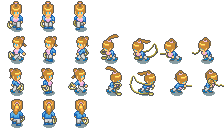
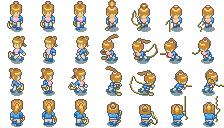
Revision of a layered 224×128 image; what changed, layer by layer:
added group "attack" (1st of 4, in "claribel" › "down") with 16 layers in group "down" over [105, 0, 215, 32]
added group "1" (2nd of 8, in "claribel" › "down" › "attack") with 3 layers in group "attack" over [105, 0, 119, 32]
added layer "body" (4th of 33, in "claribel" › "down" › "attack" › "1") in group "1" over [106, 0, 118, 28]
added group "2" (2nd of 8, in "claribel" › "down" › "attack") with 3 layers in group "attack" over [113, 3, 151, 32]
added layer "body" (5th of 33, in "claribel" › "down" › "attack" › "2") in group "2" over [113, 3, 150, 28]
added group "3" (2nd of 8, in "claribel" › "down" › "attack") with 3 layers in group "attack" over [145, 5, 183, 32]
added layer "body" (6th of 33, in "claribel" › "down" › "attack" › "3") in group "3" over [145, 5, 182, 28]
added group "4" (1st of 4, in "claribel" › "down" › "attack") with 3 layers in group "attack" over [197, 5, 215, 32]
added group "attack" (4th of 4, in "claribel" › "up") with 17 layers in group "up" over [107, 96, 221, 127]
added group "1" (8th of 8, in "claribel" › "up" › "attack") with 4 layers in group "attack" over [107, 102, 122, 127]
added layer "body" (30th of 33, in "claribel" › "up" › "attack" › "1") in group "1" over [107, 102, 121, 126]
added group "2" (8th of 8, in "claribel" › "up" › "attack") with 3 layers in group "attack" over [139, 104, 158, 127]
added layer "body" (31st of 33, in "claribel" › "up" › "attack" › "2") in group "2" over [139, 104, 154, 126]
added group "3" (8th of 8, in "claribel" › "up" › "attack") with 3 layers in group "attack" over [171, 96, 188, 127]
added group "4" (4th of 4, in "claribel" › "up" › "attack") with 3 layers in group "attack" over [203, 96, 221, 127]
added layer "body" (33rd of 33, in "claribel" › "up" › "attack" › "4") in group "4" over [203, 102, 217, 126]
…and 22 more changes (19 added, 3 moved_by)
